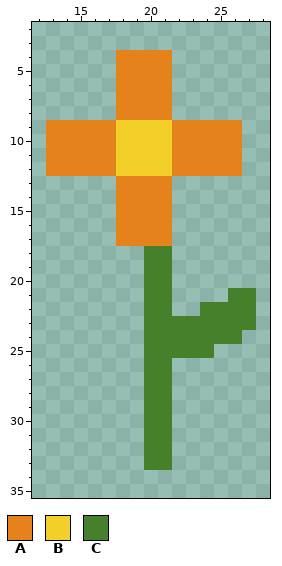
One commit to this pixel-art sprite: Assets/Sprites/Flowers/OrangeFlower1.png. Above, as it was before the edit.
The file is 40x40 pixels. Shown: x 12..28, y 2..35.
Palette (. is transparent): A #e5821c  B #f3d029  C #47802b
Pixels before, first column x 13:
 4 .....AAAA......
 5 .....AAAA......
 6 .....AAAA......
 7 .....AAAA......
 8 .....AAAA......
 9 AAAAABBBBAAAAA.
10 AAAAABBBBAAAAA.
11 AAAAABBBBAAAAA.
12 AAAAABBBBAAAAA.
13 .....AAAA......
14 .....AAAA......
15 .....AAAA......
16 .....AAAA......
17 .....AAAA......
18 .......CC......
19 .......CC......
20 .......CC......
21 .......CC....CC
22 .......CC..CCCC
23 .......CCCCCCCC
24 .......CCCCCCC.
25 .......CCCCC...
26 .......CC......
27 .......CC......
28 .......CC......
29 .......CC......
30 .......CC......
31 .......CC......
32 .......CC......
33 .......CC......
The same view after the edit:
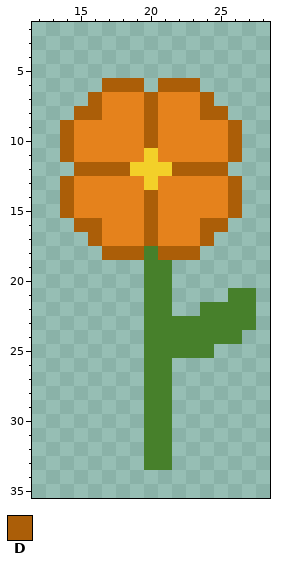
Colours new in this view: D #ab5e08
Change:
There is now colour A in rows 7 to 8 at x 17 and 22 to 23; in rows 13 to 15 at x 15 to 17 and 22 to 25; in rows 16 to 17 at x 17 and 22 to 23.
The edit turns colour B into colour A in rows 9 to 11 at x 18 to 19 and 21.
The edit turns colour A into colour B in row 13 at x 20.
There is now colour D in row 6 at x 17 and 22 to 23; in row 7 at x 16 and 24; in row 8 at x 15 to 16 and 24 to 25; in rows 13 to 15 at x 14 and 26; in row 16 at x 15 to 16 and 24 to 25; in row 17 at x 16 and 24.
There is now colour D in row 18 at x 17 to 19 and 22 to 23.
The edit turns colour A into colour D in row 6 at x 18 to 19 and 21; in rows 7 to 8 at x 20; in rows 9 to 11 at x 14 and 26; in row 12 at x 15 to 17 and 22 to 25; in rows 14 to 17 at x 20.
The edit turns colour B into colour D in rows 9 to 10 at x 20; in row 12 at x 18.
The edit turns colour C into colour D in row 18 at x 21.
Colour A is removed in rows 4 to 5 at x 18 to 21; in row 6 at x 20; in rows 9 to 11 at x 13; in row 12 at x 13 to 14 and 26.
Boxes around the changes in both pictures, in picture pixels (x1, y1, x2, y2):
changed: (46, 50, 242, 260)
